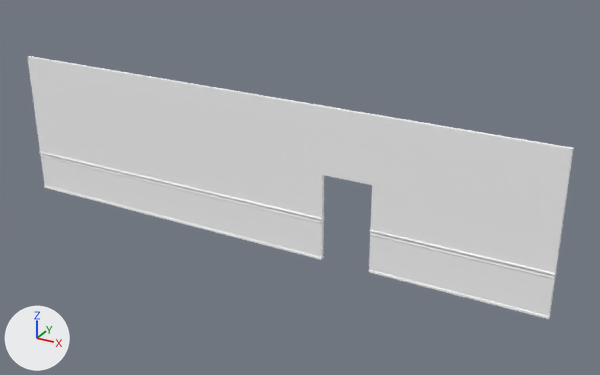
Two versions of the FBX model project Neo-X/Assets/Environment/Past World/Hall/Ha_Wall_L.fbx, one commit apart.
Rendered twice from a 50 mm camera at (10.75, -16.43, 10.03) aimed at (1.51, 0.37, 1.63). The lights are fixed; the arrows at lower left show +X, +Y and +Z. Where no turn or scale is listed for an object, it has been applied to the vertices.

The first picture shows 'Ha_Wall_L002:pPlane6'.
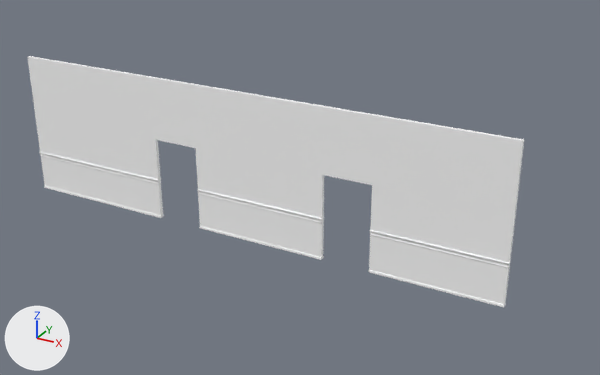
Edits to the bpy script that builds the scene:
```text
Add mat_ha_wall_l003_initialshadinggroup3:
    mat_ha_wall_l003_initialshadinggroup3 = principled_material('Ha_Wall_L003:initialShadingGroup3')
    mat_ha_wall_l003_initialshadinggroup3.base_color = (1.0, 1.0, 1.0)  # white #ffffff
Change me_mesh:
    used by ob_ha_wall_l002_pplane6; location = (0.0, 0.0, 0.0)
    remove me_mesh.from_pydata(...)  # 120 vertices, 118 faces; spans x -7.0..8.0, y -0.1..0.1, z 0.0..4.0
    add me_mesh.from_pydata(...)  # 180 vertices, 178 faces; spans x -7.0..7.0, y -0.1..0.1, z 0.0..4.0
    me_mesh part 1
    2 vertices are removed from x 8.0, y 0.1, z 0.0
    48 faces are deleted
    28 vertices in x 8.0, y -0.1..0.1, z 0.0..4.0 move by (-1.0, 0.0, 0.0)
    3 vertices move within x 2.3, y -0.1..0.1, z 1.1
    4 vertices are added at (7.0, 0.1, 0.0), (7.0, 0.1, 0.0), (-2.7, 0.1, 4.0), (-2.7, 0.0, 4.0)
    30 new vertices lie (-3.7, 0.0, 0.0) away from vertices in x 2.3..2.4, y -0.1..0.1, z 0.0..4.0
    28 new vertices lie (4.4, 0.0, 0.0) away from vertices in x -7.0, y -0.1..0.1, z 0.0..2.3
    29 new faces join them, mat_ha_wall_l002_initialshadinggroup1 (white #ffffff)
    79 new faces join them, mat_ha_wall_l003_initialshadinggroup3 (white #ffffff)
    add me_mesh.materials.append(mat_ha_wall_l003_initialshadinggroup3)  # white #ffffff
```

Changed parts and their boxes [x1, y1, x2, y2] in the pictures (600 x 375 px):
'Ha_Wall_L002:pPlane6', reshaped (9% narrower)
    before: [27, 56, 574, 319]
    after: [27, 56, 524, 307]
part 1 of me_mesh, built on
    before: [27, 56, 550, 317]
    after: [27, 56, 506, 307]
